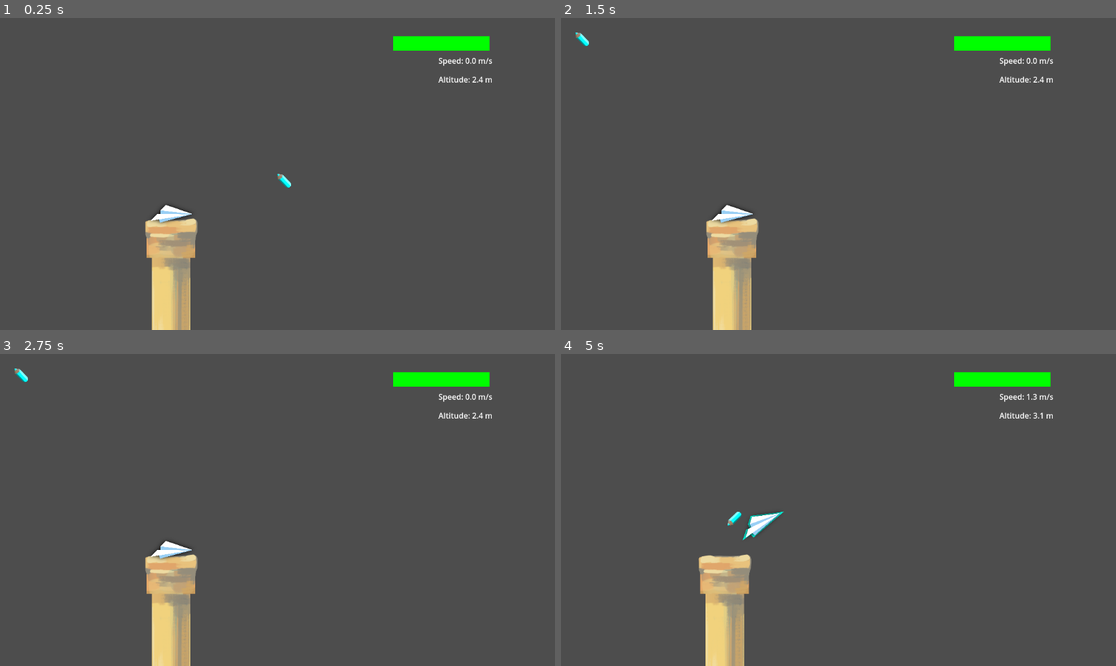
Above: before the commit, frames 1-4 (two rows, left to right).
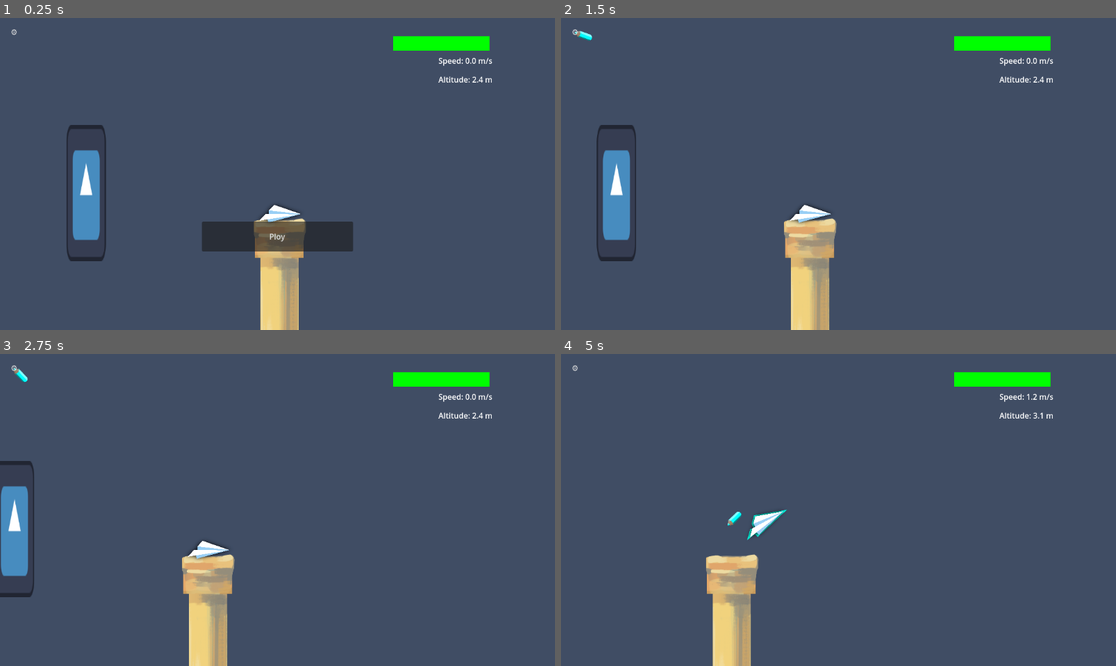
Above: after the commit, the same moments.

Repository: STUDIO-SINOKAYO/planegame
Game: Godot game, scene res://Scenes/level.tscn
Same seed, same stepped clock (60 frames per second), same inputs: the game is played once before the commit and once after it. The engine's default icon, where the game draws it, is replaced by a stand-in: a white triangle on a blue panel in a dark square.
Inputs (mouse positions are in pixels of both pictures, inside the frame that each line leads up to):
- Up to frame 1 (0.25 s): no input
- Up to frame 2 (1.5 s): click (838, 236) at 0.5 s, where only the run after the commit has a clickable "Ploy"; click (577, 33) at 1.25 s, where only the run after the commit has a clickable "⚙️"
- Up to frame 3 (2.75 s): click (16, 369) at 2 s, where only the run after the commit has a clickable "⚙️"
- Up to frame 4 (5 s): click (577, 369) at 2.75 s, where only the run after the commit has a clickable "⚙️"; tap Enter (ui_accept) at 3.5, 3.77, 4.52 s; move the mouse to (727, 547) at 3.52 s; right-click (727, 547) at 3.6 s; click (727, 547) at 3.67 s; move the mouse to (727, 525) at 4.27 s; right-click (727, 525) at 4.35 s; click (727, 525) at 4.42 s

The runs differ from the first frame. In frame 1, 9.3% of the frame differs, in the area x 2-64%, y 3-100%; in frame 2, 8.1%; in frame 3, 7.3%; in frame 4, 2.0%.

Commit message:
start button and tutorial

Diff:
--- a/Scenes/level.tscn
+++ b/Scenes/level.tscn
@@ -53,6 +53,7 @@
 [ext_resource type="Texture2D" uid="uid://w8eem3on3jpi" path="res://Assets/Sprites/LANDSNOW3.png" id="43_m4bds"]
 [ext_resource type="Script" uid="uid://lk8u8eonnnov" path="res://Scripts/Cursor.gd" id="44_gx30c"]
 [ext_resource type="Texture2D" uid="uid://cb2w4n1deig2t" path="res://Assets/Sprites/CURSOR.png" id="45_jmchl"]
+[ext_resource type="Script" uid="uid://bfd76f72v2pyy" path="res://Scenes/ui.gd" id="50_54tli"]
 
 [sub_resource type="CircleShape2D" id="CircleShape2D_754fn"]
 radius = 12.0416
@@ -650,11 +651,11 @@
 polygon = PackedVector2Array(15, 0, -8, 8, -5, 0, -8, -8)
 
 [node name="Camera2D" type="Camera2D" parent="Plane"]
-position = Vector2(264, -54)
 zoom = Vector2(0.785, 0.785)
-limit_left = -397
+limit_left = -1000
 limit_top = -150
 limit_bottom = -150
+editor_draw_limits = true
 
 [node name="Sprite2D" type="Sprite2D" parent="Plane"]
 z_index = 1
@@ -1289,6 +1290,7 @@
 texture = ExtResource("43_m4bds")
 
 [node name="Cursor" type="Node2D" parent="."]
+visible = false
 script = ExtResource("44_gx30c")
 
 [node name="PenSprite" type="Sprite2D" parent="Cursor"]
@@ -1303,12 +1305,11 @@
 shape = SubResource("CircleShape2D_s14gf")
 
 [node name="UI" type="CanvasLayer" parent="."]
+script = ExtResource("50_54tli")
 
 [node name="SettingsButton" type="Button" parent="UI"]
-offset_left = -185.0
-offset_top = 73.0
-offset_right = -125.0
-offset_bottom = 133.0
+offset_right = 60.0
+offset_bottom = 60.0
 text = "⚙️"
 flat = true
 
@@ -1463,18 +1464,68 @@
 offset_right = 40.0
 offset_bottom = 62.0
 
+[node name="Tutorial" type="Control" parent="UI"]
+layout_mode = 3
+anchors_preset = 15
+anchor_right = 1.0
+anchor_bottom = 1.0
+grow_horizontal = 2
+grow_vertical = 2
+mouse_filter = 1
+
+[node name="DrawPrompt" type="RichTextLabel" parent="UI/Tutorial"]
+visible = false
+layout_mode = 1
+anchors_preset = 6
+anchor_left = 1.0
+anchor_top = 0.5
+anchor_right = 1.0
+anchor_bottom = 0.5
+offset_left = -378.0
+offset_top = -80.0
+offset_right = -109.0
+grow_horizontal = 0
+grow_vertical = 2
+text = "Start Drawing a Loop-The-Loop near the plane to keep urself afloat"
+
+[node name="StartScreen" type="Control" parent="UI"]
+layout_mode = 3
+anchors_preset = 15
+anchor_right = 1.0
+anchor_bottom = 1.0
+grow_horizontal = 2
+grow_vertical = 2
+
+[node name="PlayButton" type="Button" parent="UI/StartScreen"]
+layout_mode = 1
+anchors_preset = 8
+anchor_left = 0.5
+anchor_top = 0.5
+anchor_right = 0.5
+anchor_bottom = 0.5
+offset_left = -157.0
+offset_top = 99.0
+offset_right = 157.0
+offset_bottom = 161.0
+grow_horizontal = 2
+grow_vertical = 2
+text = "Ploy"
+
 [node name="Burn" type="AudioStreamPlayer" parent="."]
 unique_name_in_owner = true
 stream = ExtResource("20_3a44l")
+bus = &"SFX"
 
 [node name="Crash" type="AudioStreamPlayer" parent="."]
 unique_name_in_owner = true
 stream = ExtResource("24_gf56v")
+bus = &"SFX"
 
 [node name="PlaneBoost" type="AudioStreamPlayer" parent="."]
 unique_name_in_owner = true
 stream = ExtResource("25_u0did")
 volume_db = -6.749
+bus = &"SFX"
 
 [node name="ColorRect" type="ColorRect" parent="."]
 z_index = -50
@@ -1498,3 +1549,4 @@
 [connection signal="pressed" from="UI/SettingsButton" to="." method="_on_settings_pressed"]
 [connection signal="pressed" from="UI/GameOverScreen/RestartButton" to="." method="_on_restart_pressed"]
 [connection signal="pressed" from="UI/SettingsPanel/Panel/CloseButton" to="." method="_on_close_settings_pressed"]
+[connection signal="pressed" from="UI/StartScreen/PlayButton" to="UI" method="_on_play_button_pressed"]
--- /dev/null
+++ b/Scenes/ui.gd
@@ -0,0 +1,42 @@
+extends CanvasLayer
+
+@onready var camera: Camera2D = $"../Plane/Camera2D"
+@onready var plane: PlayerPlane = $"../Plane"
+@onready var start_screen: Control = $StartScreen
+@onready var cursor: Node2D = $"../Cursor"
+@onready var draw_prompt: RichTextLabel = $Tutorial/DrawPrompt
+
+
+var camera_tween: Tween
+
+func _ready() -> void:
+	camera.position = Vector2.ZERO
+	# Create tween for smooth camera transitions
+	camera_tween = create_tween()
+	camera_tween.kill()  # Stop it initially
+
+func _input(event: InputEvent) -> void:
+	if event is InputEventMouseButton and event.button_index == MOUSE_BUTTON_LEFT and event.pressed:
+		if draw_prompt.visible:
+			# Hide the draw prompt when the player clicks
+			draw_prompt.hide()
+
+
+
+
+func _on_play_button_pressed() -> void:
+	start_screen.hide()
+	cursor.show()
+	Input.set_mouse_mode(Input.MOUSE_MODE_HIDDEN)
+
+	# Smooth camera transition
+	camera_tween = create_tween()
+	camera_tween.tween_property(camera, "position", Vector2(260, -50), 3.0)
+	camera_tween.set_ease(Tween.EASE_OUT)
+	camera_tween.set_trans(Tween.TRANS_CUBIC)
+
+	# Show draw prompt after tween is over (Godot 4 syntax)
+	camera_tween.finished.connect(_on_camera_tween_completed)
+
+func _on_camera_tween_completed() -> void:
+	draw_prompt.show()
--- a/Scripts/Cursor.gd
+++ b/Scripts/Cursor.gd
@@ -10,8 +10,7 @@
 
 # Called when the node enters the scene tree for the first time.
 func _ready() -> void:
-	# Hide the default cursor when the mouse is over the window
-	Input.set_mouse_mode(Input.MOUSE_MODE_HIDDEN)
+
 	# Set initial rotation to 90 degrees (default state)
 	rotation = deg_to_rad(90)
 	target_rotation = deg_to_rad(90)
--- a/project.godot
+++ b/project.godot
@@ -55,3 +55,4 @@
 
 renderer/rendering_method="gl_compatibility"
 renderer/rendering_method.mobile="gl_compatibility"
+environment/defaults/default_clear_color=Color(0.249487, 0.301791, 0.394153, 1)
Not shown: 3 places in Scenes/level.tscn that only renumber resources
Not shown, added: Scenes/ui.gd.uid
